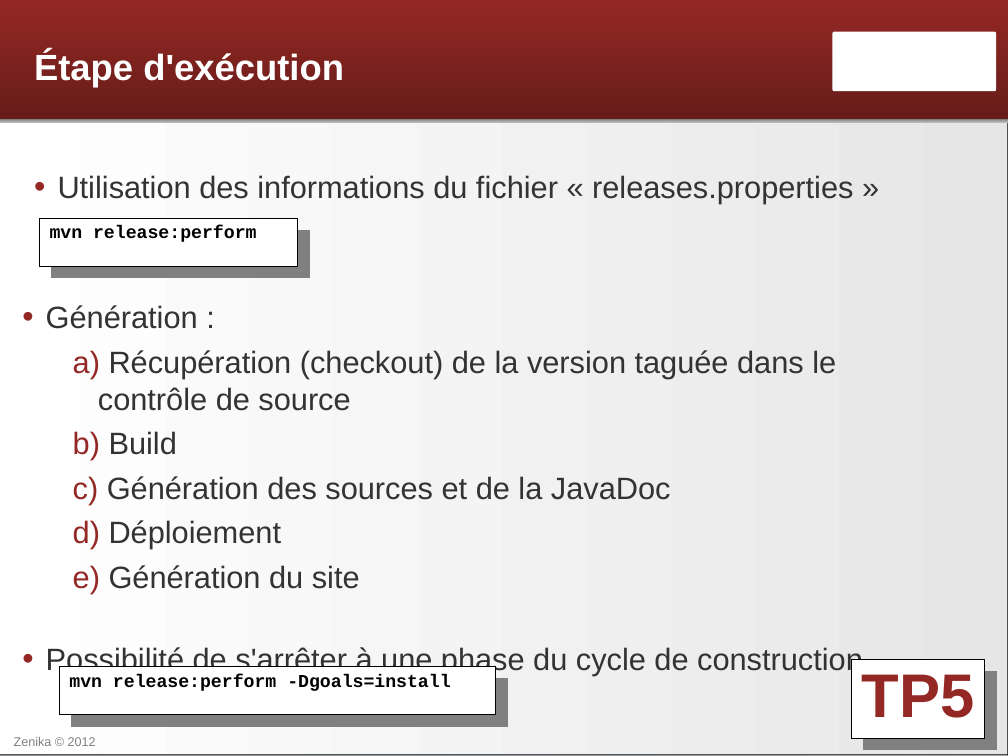
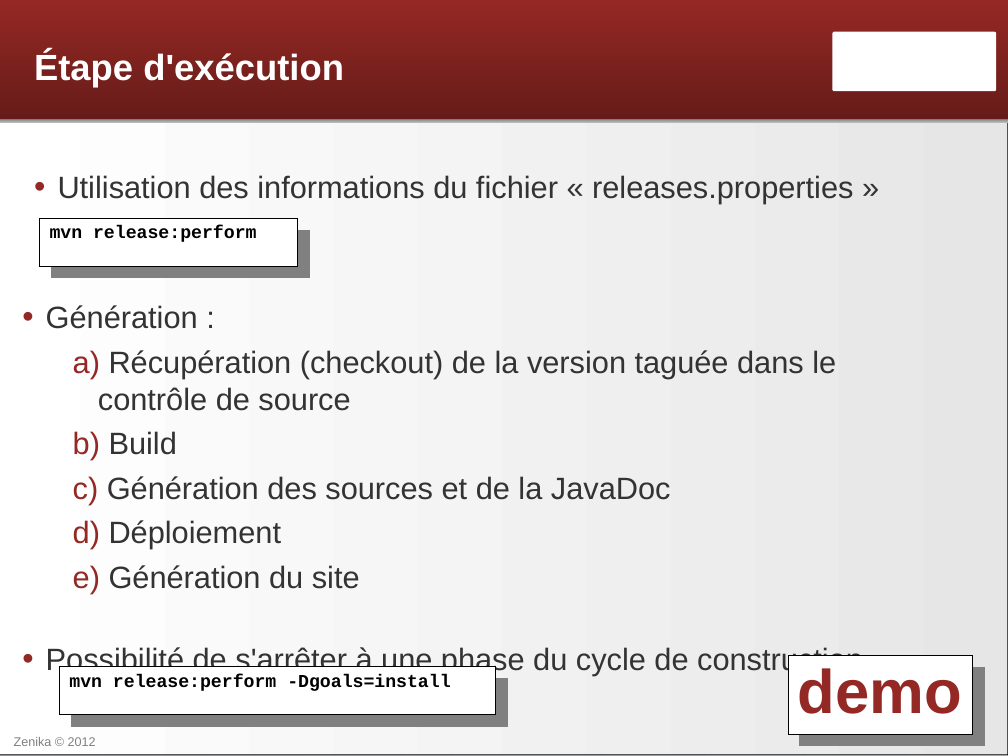
Before and after one commit to Zenika/formation-maven-osgi, a slide deck: slide 9 of Maven - 10 - La gestion de configuration.odp. Drawn at 1008x756 pixels with LibreOffice and Linux fonts; fonts in the diff are those of the drawing; background and template pictures are left out. Boxes give left, top, right and bottom in pixels: in the first picture for what was removed or moved away, otherwise in the second. Text is boxed around its words. In the diff, an @@ line names an element or a change of style, - is before the commit and + after.

Commit message:
Réordonnancement des tps, renommage tp5 en demo

```diff
--- a/Maven - 10 - La gestion de configuration.odp
+++ b/Maven - 10 - La gestion de configuration.odp
@@ rectangle "demo": place and size @@
-rectangle "demo" at <box>852,659,985,738</box>
+rectangle "demo" at <box>788,655,973,734</box>
@@ text in rectangle at <box>798,668,962,714</box>: text changed @@
-TP5
+demo
```
Also in this commit, not shown: 4 other files.
